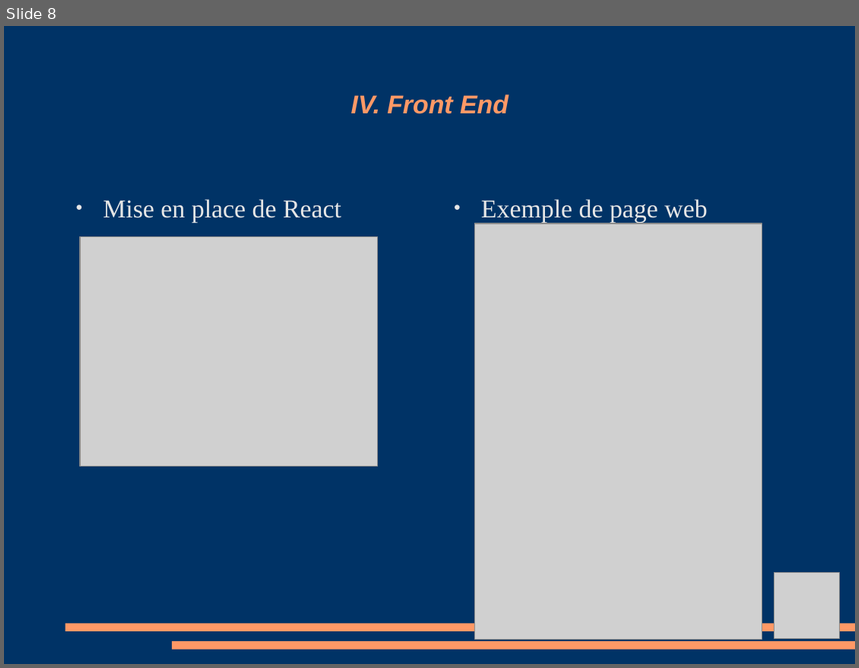
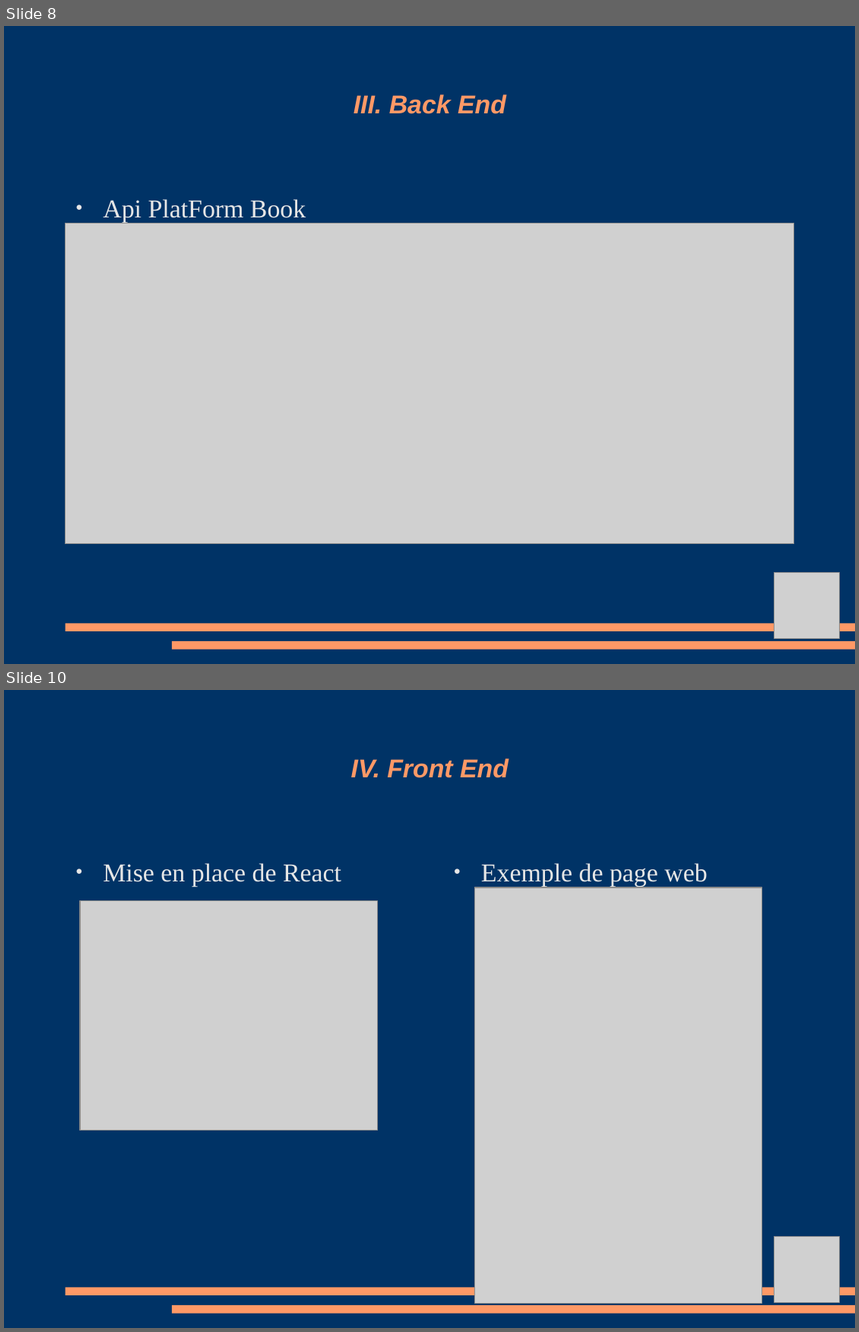
Before and after one commit to Amoun82/Librairy, a slide deck: Debut projet diplome/Projet Diapo.odp. Shown one above the other, each under a label of ours: slide 8 before the commit, slides 8 and 10 after it; the slides between them are not shown. The pictures are 859x668 and 859x1332 pixels, drawn with LibreOffice and Linux fonts; fonts in the diff are those of the drawing; grey boxes stand for pictures. Boxes give left, top, right and bottom in pixels: in the first picture for what was removed or moved away, otherwise in the second. Text is boxed around its words. In the diff, an @@ line names an element or a change of style, - is before the commit and + after.

```diff
--- a/Debut projet diplome/Projet Diapo.odp
+++ b/Debut projet diplome/Projet Diapo.odp
@@ slide 8 added at <box>4,26,855,664</box>, background #003366; not listed: 2 template elements that a slide beside it also shows @@
@@ title added at <box>354,94,506,114</box>, 24 pt, text #FF9966, bold, italic @@
+III. Back End
@@ text added at <box>103,199,306,223</box>, 24 pt, text #E6E6E6 @@
+● Api PlatForm Book
@@ picture added at <box>65,224,795,544</box> @@
@@ picture added at <box>775,574,841,639</box> @@
@@ what was slide 8 is now slide 10 @@
```
Also in this commit, not shown: 1 slide changed, 1 other slide added.
